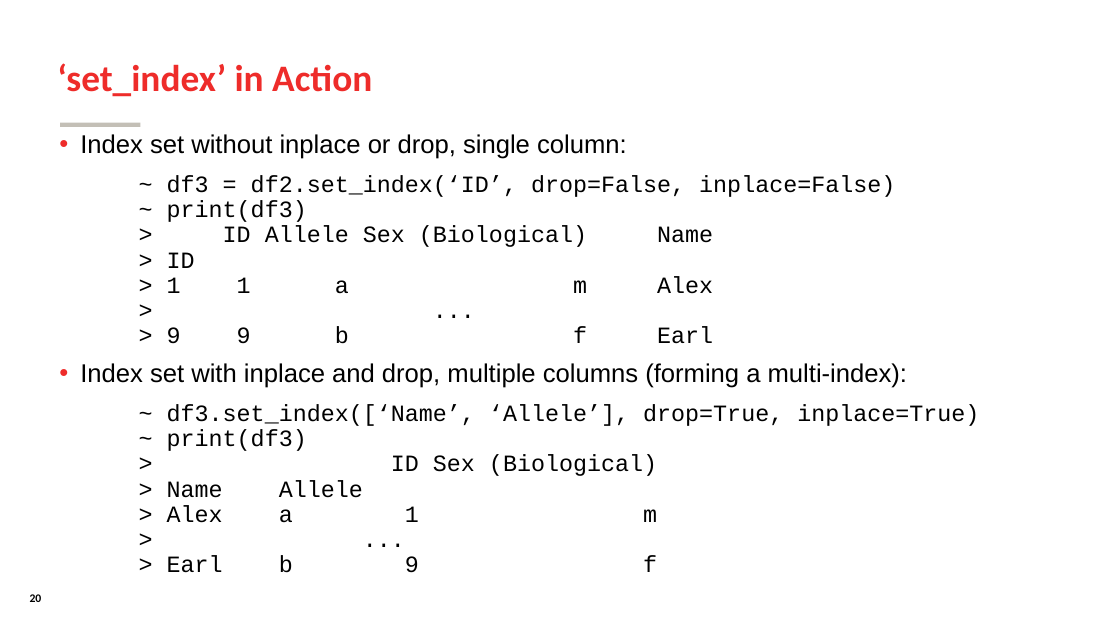
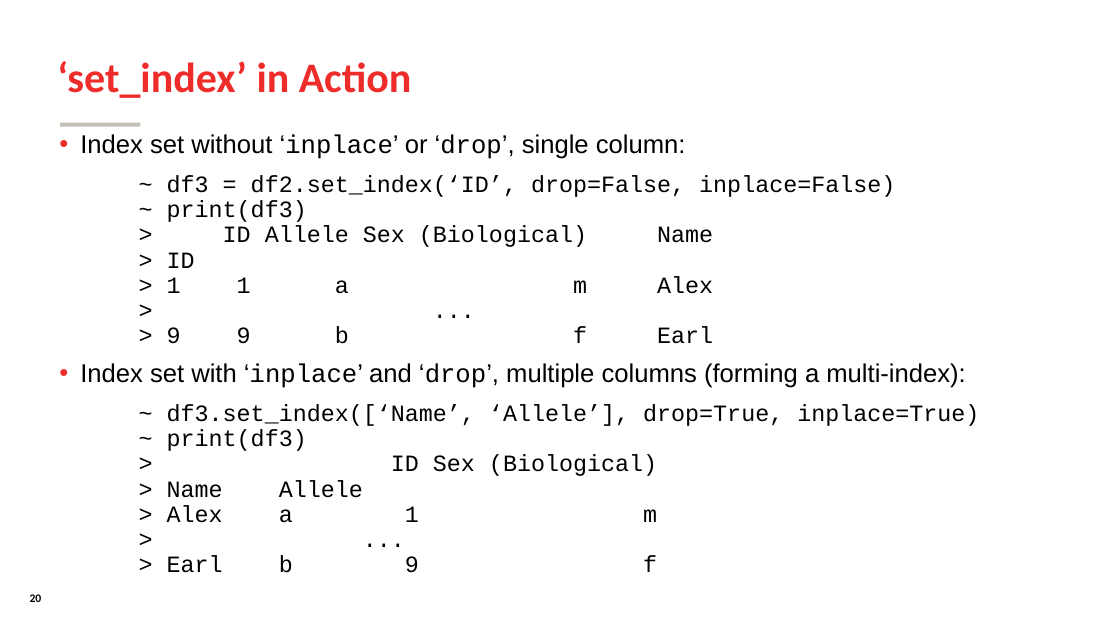
Before and after one commit to SomeoneInParticular/MDPR613_CourseMaterial, a slide deck: slide 20 of PythonCrashCourse/Unit2_DataManagement/Unit2_DataManagement.odp. Drawn at 1120x630 pixels with LibreOffice and Linux fonts; fonts in the diff are those of the drawing; background and template pictures are left out. Boxes give left, top, right and bottom in pixels: in the first picture for what was removed or moved away, otherwise in the second. Text is boxed around its words. In the diff, an @@ line names an element or a change of style, - is before the commit and + after.

```diff
--- a/PythonCrashCourse/Unit2_DataManagement/Unit2_DataManagement.odp
+++ b/PythonCrashCourse/Unit2_DataManagement/Unit2_DataManagement.odp
@@ title "‘set_index’ in Action" at [57, 61, 412, 98]: size 32 to 36 pt @@
@@ text at [80, 134, 686, 159]: text changed @@
-• Index set without inplace or drop, single column:
+• Index set without ‘inplace’ or ‘drop’, single column:
@@ text at [80, 363, 965, 388]: text changed @@
-• Index set with inplace and drop, multiple columns (forming a multi-index):
+• Index set with ‘inplace’ and ‘drop’, multiple columns (forming a multi-index):
```
Also in this commit, not shown: 19 other slides changed, 31 other files.
